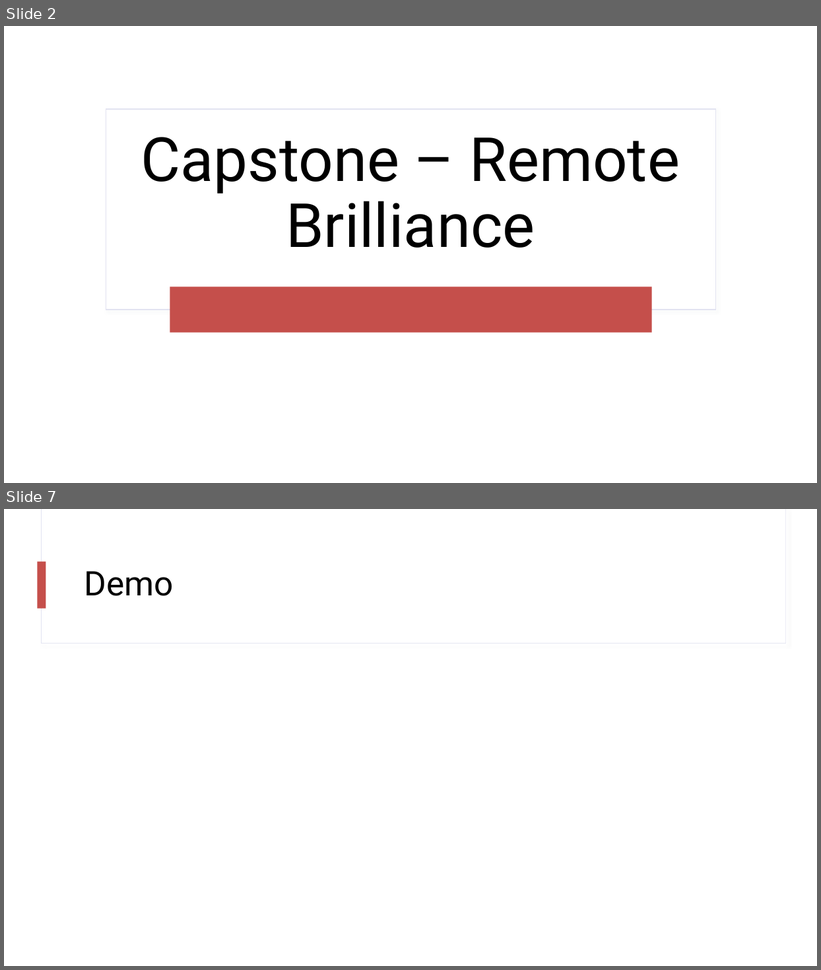
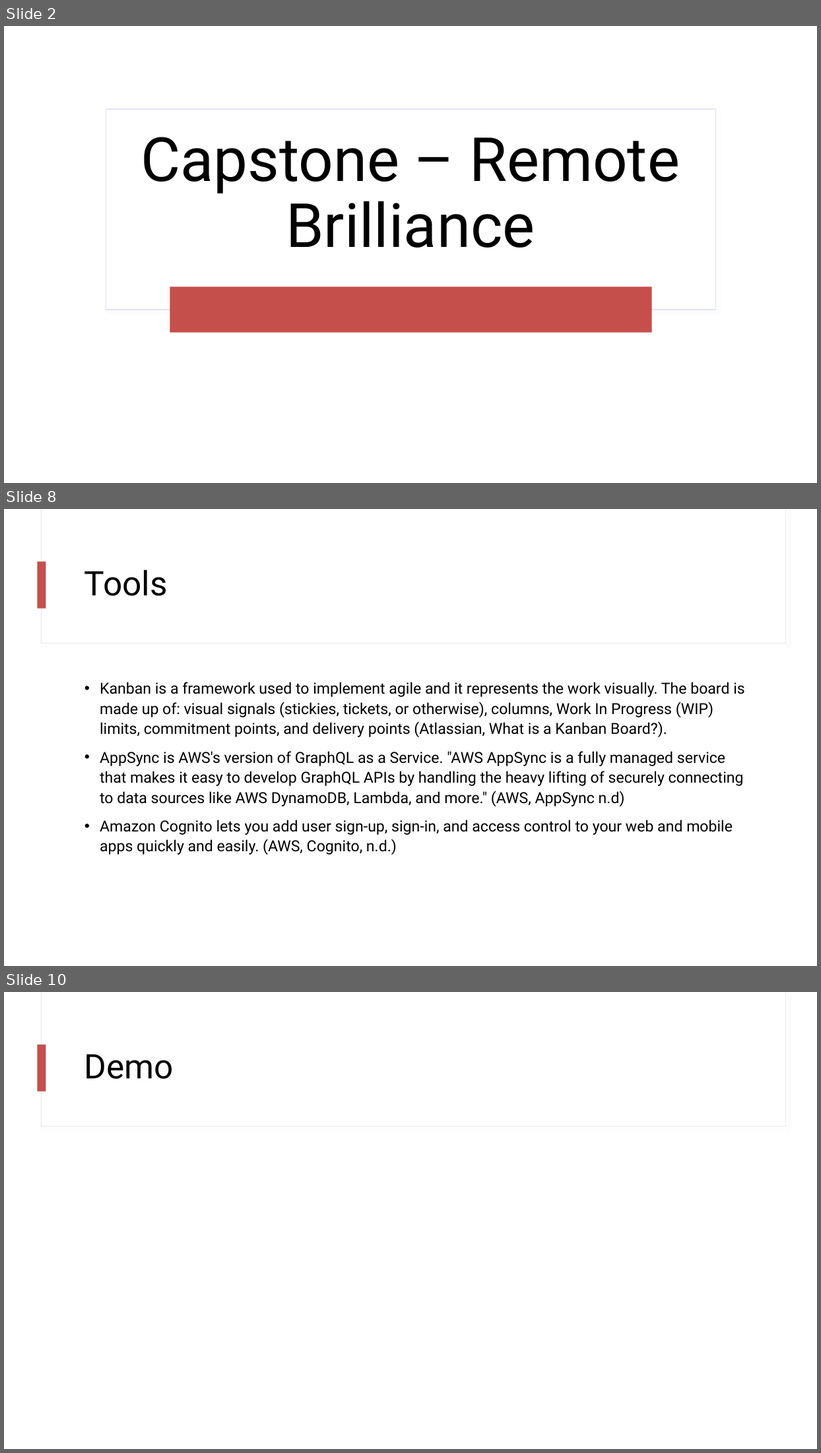
Before and after one commit to mpiantella/tiffin-capstone, a slide deck: packages/ui/public/Capstone Presentation.pptx. Shown one above the other, each under a label of ours: slides 2 and 7 before the commit, slides 2, 8 and 10 after it; the slides between them are not shown. The pictures are 821x970 and 821x1453 pixels, drawn with LibreOffice and Linux fonts; fonts in the diff are those of the drawing. Boxes give left, top, right and bottom in pixels: in the first picture for what was removed or moved away, otherwise in the second. Text is boxed around its words. In the diff, an @@ line names an element or a change of style, - is before the commit and + after.

```diff
--- a/packages/ui/public/Capstone Presentation.pptx
+++ b/packages/ui/public/Capstone Presentation.pptx
@@ slide 8 added at [4, 509, 817, 966], background #FFFFFF; not listed: 3 template elements that a slide beside it also shows @@
@@ title added at [85, 570, 168, 596], 40 pt, text #000000 @@
+Tools
@@ text added at [100, 682, 745, 855], 18 pt, text #000000 @@
+• Kanban is a framework used to implement agile and it represents the work visually. The board is made up of: visual signals (stickies, tickets, or otherwise), columns, Work In Progress (WIP) limits, commitment points, and delivery points (Atlassian, What is a Kanban Board?).
+• AppSync is AWS's version of GraphQL as a Service. "AWS AppSync is a fully managed service that makes it easy to develop GraphQL APIs by handling the heavy lifting of securely connecting to data sources like AWS DynamoDB, Lambda, and more." (AWS, AppSync n.d)
+• Amazon Cognito lets you add user sign-up, sign-in, and access control to your web and mobile apps quickly and easily. (AWS, Cognito, n.d.)
@@ what was slide 7 is now slide 10 @@
```
Also in this commit, not shown: 2 slides changed, 6 other slides added, 3 slides removed, 10 other files.
